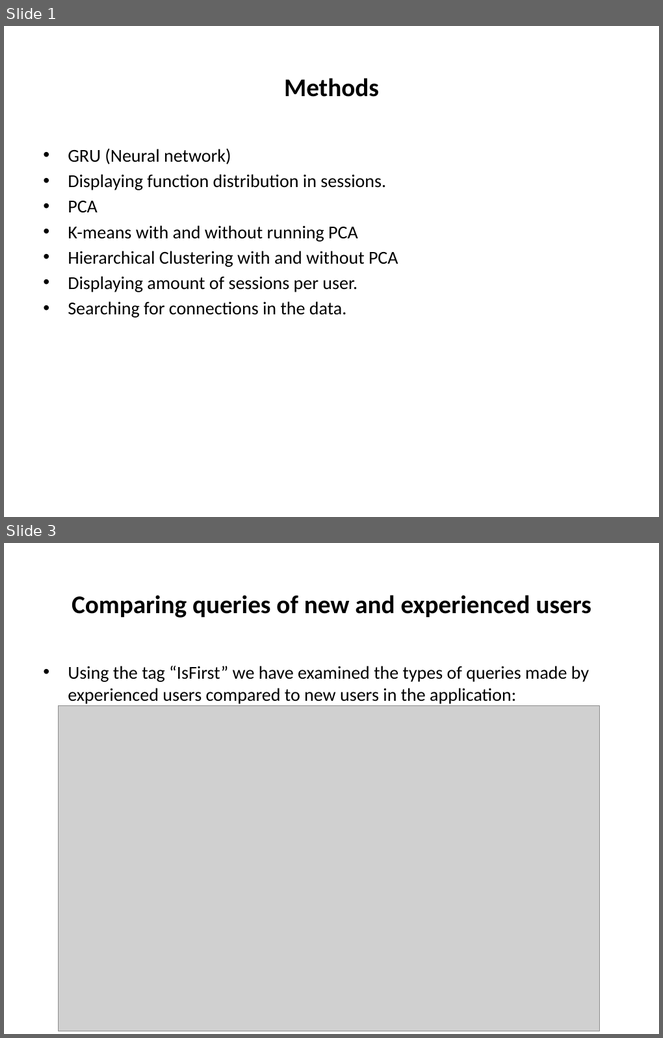
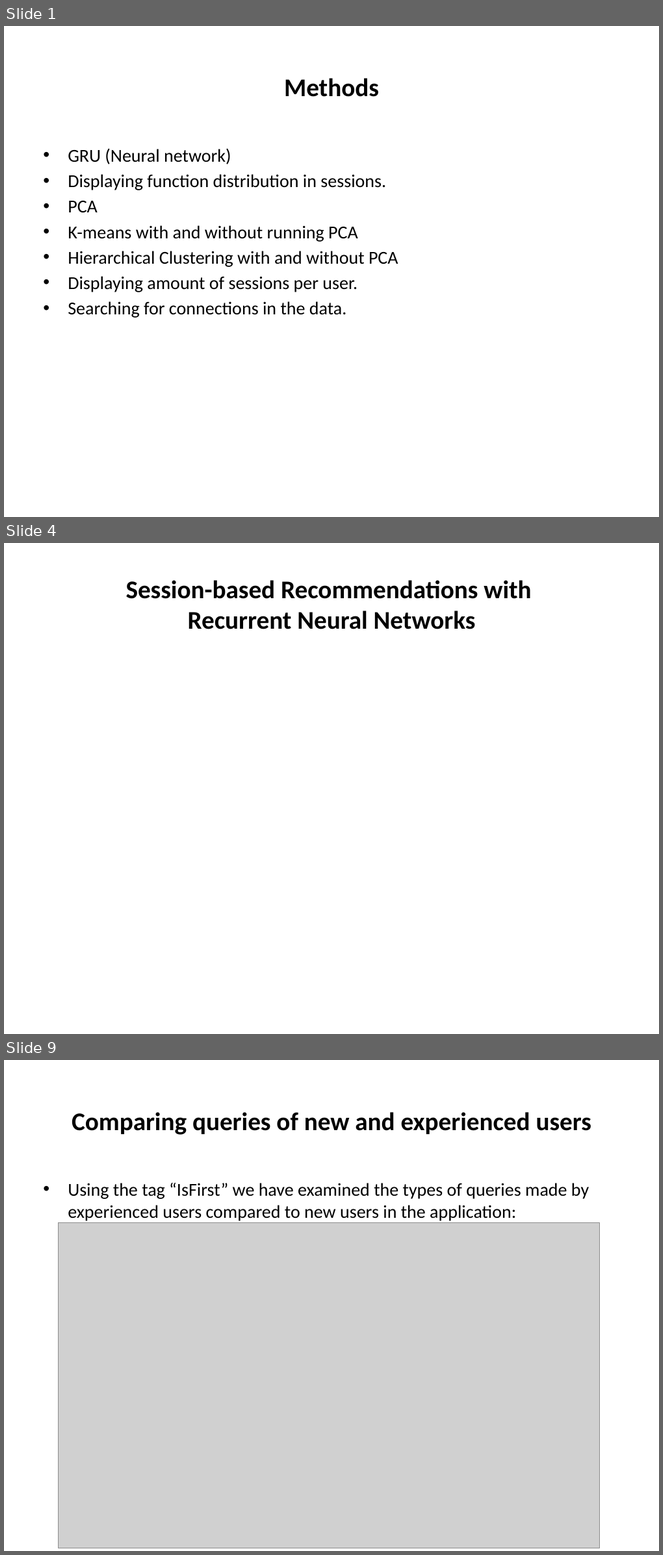
Before and after one commit to royee17/DS_Workshop, a slide deck: Methods.pptx. Shown one above the other, each under a label of ours: slides 1 and 3 before the commit, slides 1, 4 and 9 after it; the slides between them are not shown. The pictures are 663x1038 and 663x1555 pixels, drawn with LibreOffice and Linux fonts; fonts in the diff are those of the drawing; grey boxes stand for pictures. Boxes give left, top, right and bottom in pixels: in the first picture for what was removed or moved away, otherwise in the second. Text is boxed around its words. In the diff, an @@ line names an element or a change of style, - is before the commit and + after.

```diff
--- a/Methods.pptx
+++ b/Methods.pptx
@@ slide 4 added at (x1=4, y1=543, x2=659, y2=1034), background #FFFFFF @@
@@ title added at (x1=126, y1=580, x2=531, y2=629), 28 pt, text #000000, bold @@
+Session-based Recommendations with
+Recurrent Neural Networks
@@ what was slide 3 is now slide 9 @@
```
Also in this commit, not shown: 3 slides changed, 7 other slides added.
